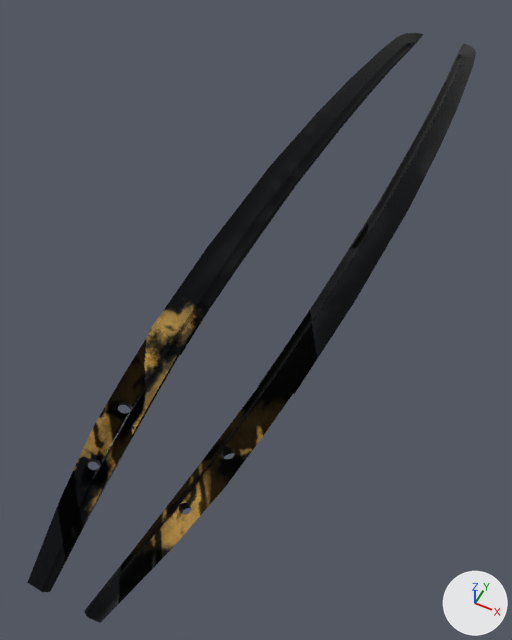
Two versions of the glTF model mitutada.gltf, one commit apart.
The view is the same before and after, from a camera (50 mm lens) standing at (30.4, -109.5, 125.4) and looking at (-8.8, -31.1, 27.4). The lights are fixed; the arrows at lower right show +X, +Y and +Z. Where no turn or scale is listed for an object, it has been applied to the vertices. Vertices at the same position are counted once.
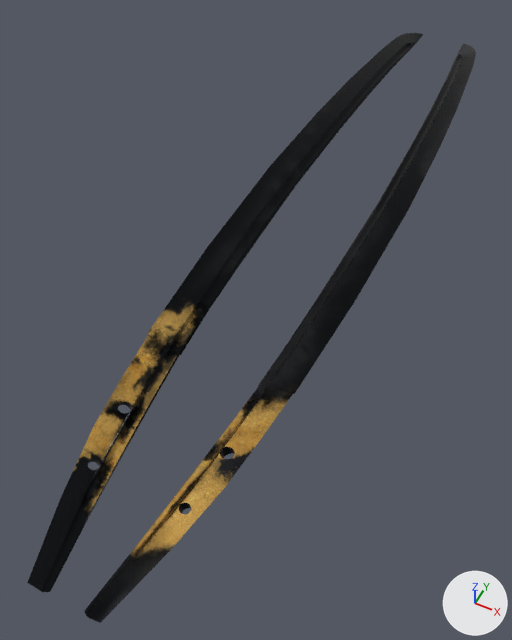
Edits to the bpy script that builds the scene:
```text
Add img_mitutada_kadai:
    img_mitutada_kadai = load_image('mitutada_kadai', '_unpacked/mitutada_kadai', 1024, 1024, 'sRGB')
Change mat_material_005:
    mat_material_005.texture: img_mitutada_kadai_png_mitutada_hennsyuugo2_png -> img_mitutada_kadai
Change me_plane:
    where me_plane.from_pydata(...)  # 1226 vertices, 2446 faces; spans x -18.0..10.0, y -108.0..50.0, z -7.0..-3.0
    used by ob_plane; location = (-0.1, 16.0, 44.9)
    me_plane part 1: all 1224 faces that had it switch from mat_material_002 (picture img_mitutada_kadai_mitutada_hennsyuugo2_png) to mat_material_005 (picture img_mitutada_kadai)
```

What differs and where, as boxes [x1, y1, x2, y2] in the pictures (512 x 640 px):
'Plane', surface changed, recoloured
    both: [56, 223, 370, 605]
part 1 of me_plane, recoloured
    both: [85, 43, 476, 623]
